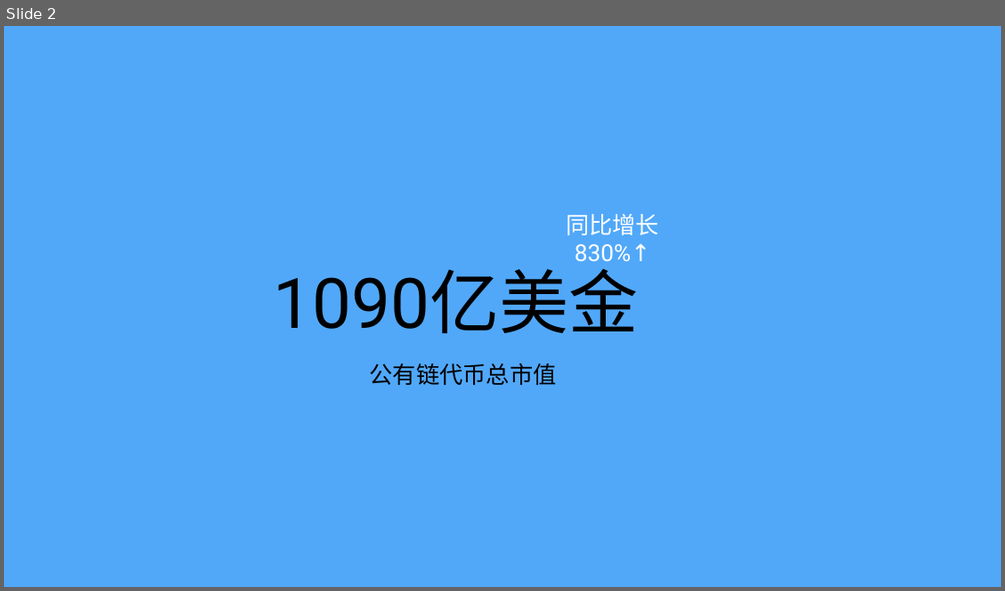
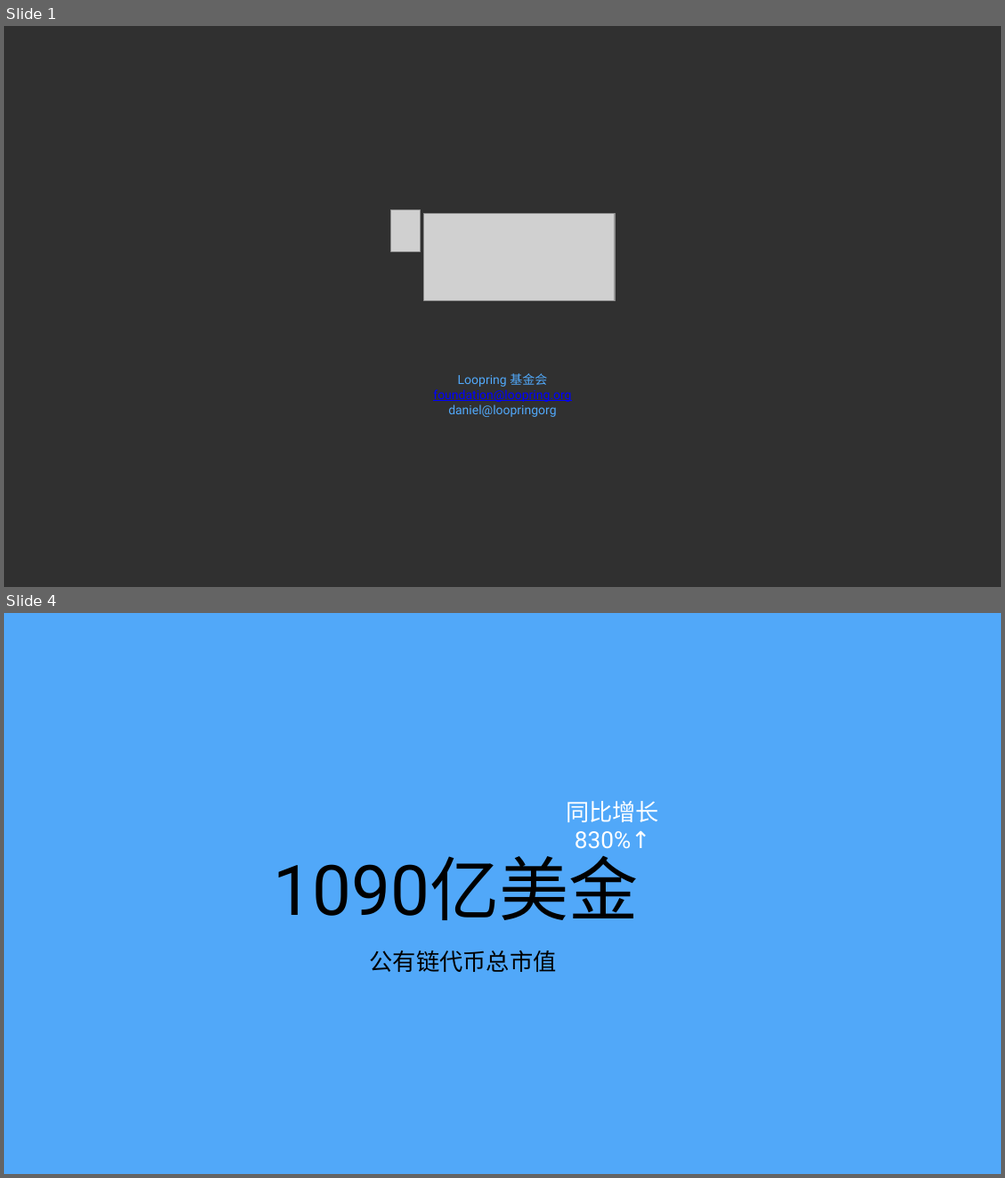
Before and after one commit to Loopring/whitepaper, a slide deck: keynote/loopring-technical.pptx. Shown one above the other, each under a label of ours: slide 2 before the commit, slides 1 and 4 after it; the slides between them are not shown. The pictures are 1005x591 and 1005x1178 pixels, drawn with LibreOffice and Linux fonts; fonts in the diff are those of the drawing; grey boxes stand for pictures; background and template pictures are left out. Boxes give left, top, right and bottom in pixels: in the first picture for what was removed or moved away, otherwise in the second. Text is boxed around its words. In the diff, an @@ line names an element or a change of style, - is before the commit and + after.

```diff
--- a/keynote/loopring-technical.pptx
+++ b/keynote/loopring-technical.pptx
@@ slide 1 added at (4,26,1001,587), background #303030 @@
@@ picture added at (390,210,420,251) @@
@@ picture added at (424,213,615,300) @@
@@ text added at (433,373,571,417), 24 pt, text #51A8F9 @@
+Loopring 基金会
+foundation@loopring.org
+daniel@loopringorg
@@ what was slide 2 is now slide 4 @@
```
Also in this commit, not shown: 5 slides changed, 10 other slides added, 2 slides removed, 6 other files.
